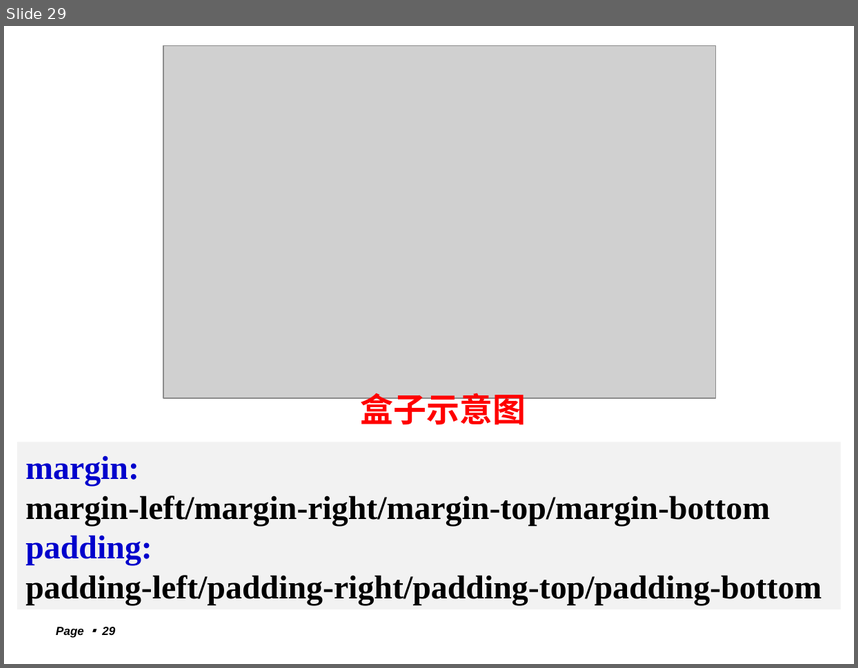
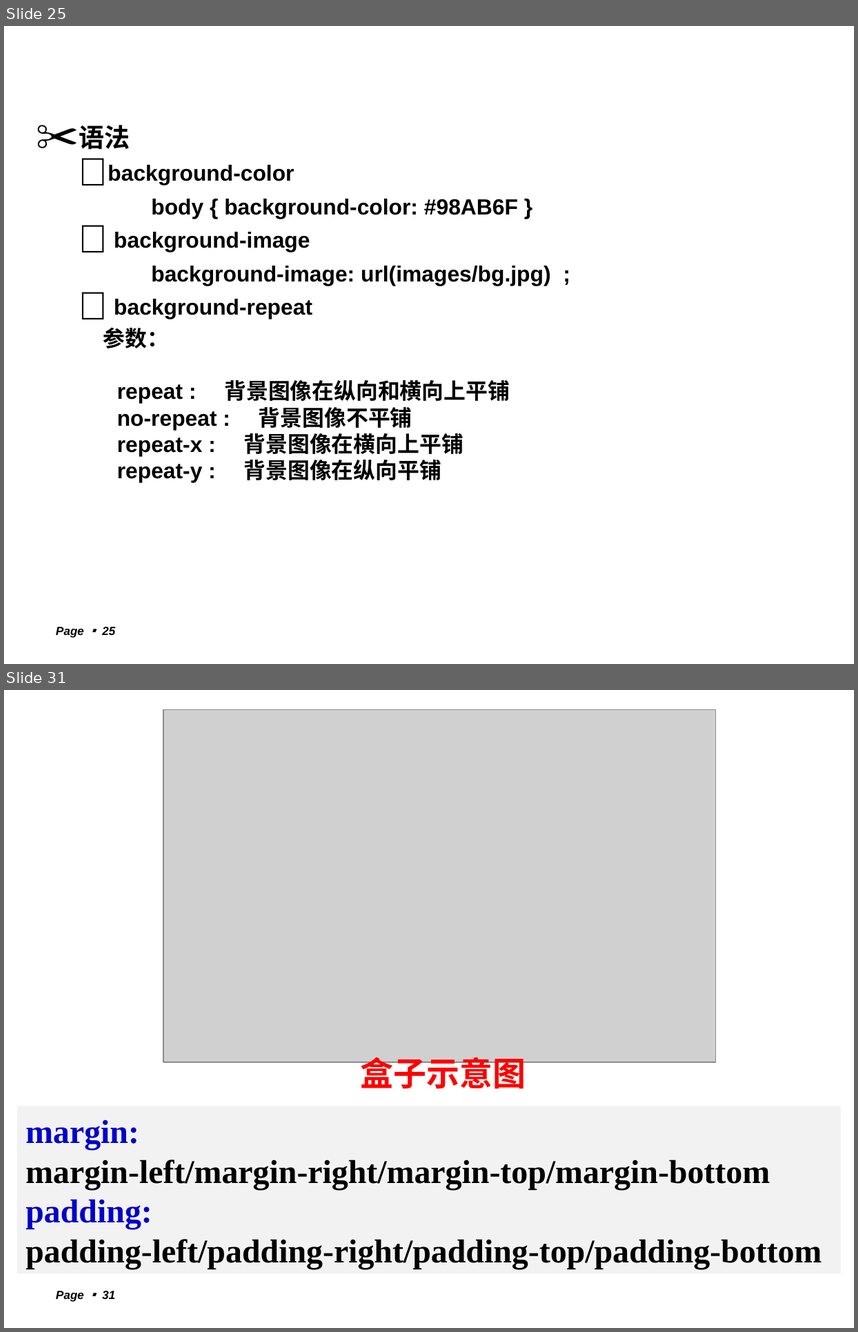
Before and after one commit to lxn56975/webdev, a slide deck: Chapter3CSS.ppt. Shown one above the other, each under a label of ours: slide 29 before the commit, slides 25 and 31 after it; the slides between them are not shown. The pictures are 858x668 and 858x1332 pixels, drawn with LibreOffice and Linux fonts; fonts in the diff are those of the drawing; grey boxes stand for pictures; background and template pictures are left out. Boxes give left, top, right and bottom in pixels: in the first picture for what was removed or moved away, otherwise in the second. Text is boxed around its words. In the diff, an @@ line names an element or a change of style, - is before the commit and + after.

```diff
--- a/Chapter3CSS.ppt
+++ b/Chapter3CSS.ppt
@@ slide 25 added at (4,26,854,664), background picture (left out) @@
@@ title added at (47,41,683,87), 40 pt, text #FFFFFF, bold @@
+background(css)
@@ text added at (79,125,551,483), 18.6 pt, text #000000, bold @@
+✂ 语法
+   background-color
+  body { background-color: #98AB6F }
+   background-image
+  background-image: url(images/bg.jpg) ;
+   background-repeat
+  参数：
+  repeat : 背景图像在纵向和横向上平铺
+  no-repeat : 背景图像不平铺
+  repeat-x : 背景图像在横向上平铺
+  repeat-y : 背景图像在纵向平铺
@@ page number added at (56,626,115,637), 10 pt, text #000000, bold, italic @@
+Page ▪ 25
@@ what was slide 29 is now slide 31 @@
@@ page number at (56,1290,115,1301): text changed @@
-Page ▪ 29
+Page ▪ 31
```
Also in this commit, not shown: 18 slides changed, 2 other slides added, 2 other files.
